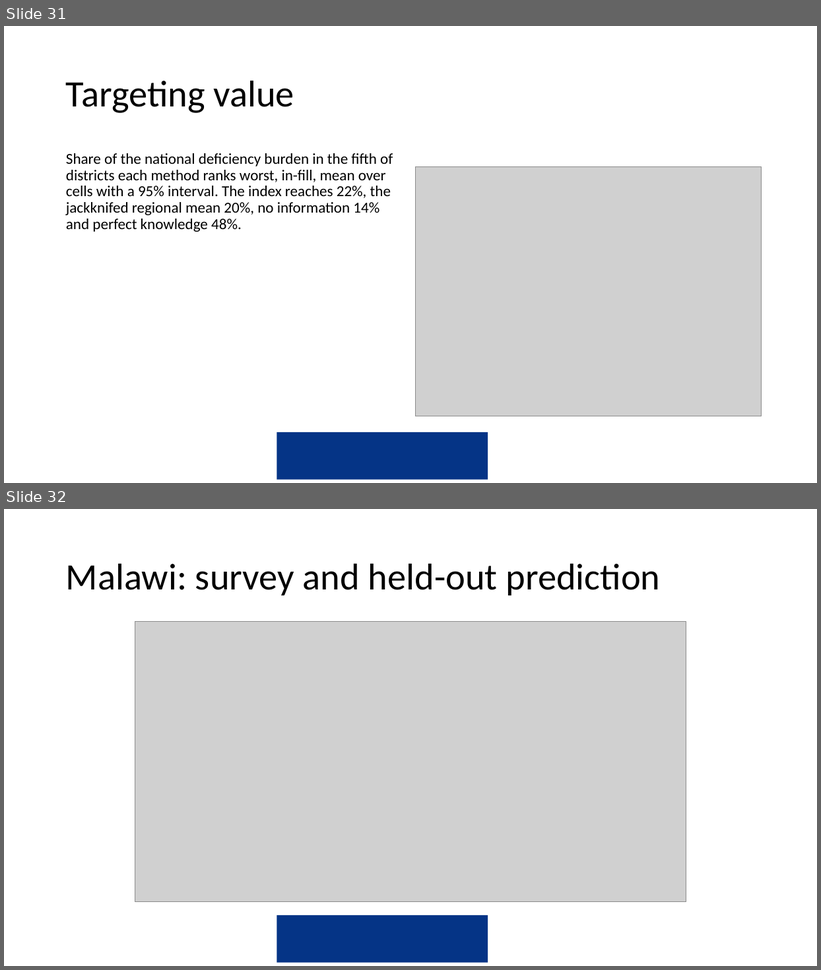
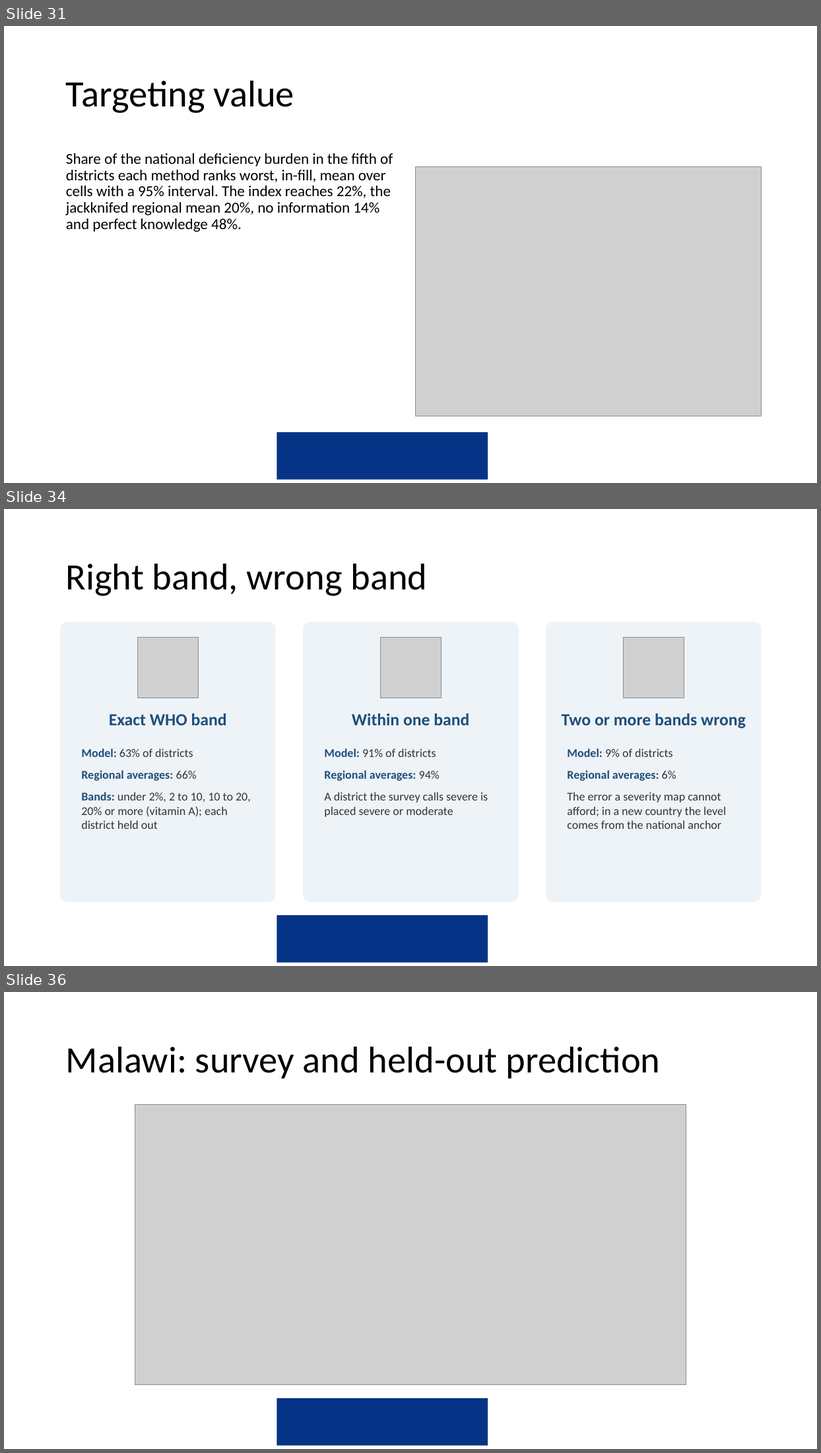
Before and after one commit to amertens/mn-prediction, a slide deck: docs/slides/MN-proxy-full-talk-2026-09.pptx. Shown one above the other, each under a label of ours: slides 31 and 32 before the commit, slides 31, 34 and 36 after it; the slides between them are not shown. The pictures are 821x970 and 821x1453 pixels, drawn with LibreOffice and Linux fonts; fonts in the diff are those of the drawing; grey boxes stand for pictures; background and template pictures are left out. Boxes give left, top, right and bottom in pixels: in the first picture for what was removed or moved away, otherwise in the second. Text is boxed around its words. In the diff, an @@ line names an element or a change of style, - is before the commit and + after.

```diff
--- a/docs/slides/MN-proxy-full-talk-2026-09.pptx
+++ b/docs/slides/MN-proxy-full-talk-2026-09.pptx
@@ slide 34 added at [4, 509, 817, 966], background #FFFFFF; not listed: 1 template element that a slide beside it also shows @@
@@ title added at [66, 563, 427, 596], 44 pt, text #000000 @@
+Right band, wrong band
@@ rounded rectangle added at [60, 622, 275, 902], fill #EEF3F8 @@
@@ rounded rectangle added at [303, 622, 518, 902], fill #EEF3F8 @@
@@ rounded rectangle added at [547, 622, 762, 902], fill #EEF3F8 @@
@@ picture added at [137, 637, 199, 698] @@
@@ picture added at [380, 637, 442, 698] @@
@@ picture added at [623, 637, 684, 698] @@
@@ text added at [109, 714, 227, 725], 20 pt, text #1F4E79, bold @@
+Exact WHO band
@@ text added at [352, 714, 469, 725], 20 pt, text #1F4E79, bold @@
+Within one band
@@ text added at [562, 714, 746, 729], 20 pt, text #1F4E79, bold @@
+Two or more bands wrong
@@ text added at [81, 749, 251, 829], 14 pt, text #333333 @@
+Model: 63% of districts
+Regional averages: 66%
+Bands: under 2%, 2 to 10, 10 to 20, 20% or more (vitamin A); each district held out
@@ text added at [324, 749, 488, 817], 14 pt, text #333333 @@
+Model: 91% of districts
+Regional averages: 94%
+A district the survey calls severe is placed severe or moderate
@@ text added at [567, 749, 726, 829], 14 pt, text #333333 @@
+Model: 9% of districts
+Regional averages: 6%
+The error a severity map cannot afford; in a new country the level comes from the national anchor
@@ what was slide 32 is now slide 36 @@
```
Also in this commit, not shown: 1 slide changed, 3 other slides added, 36 other files.
